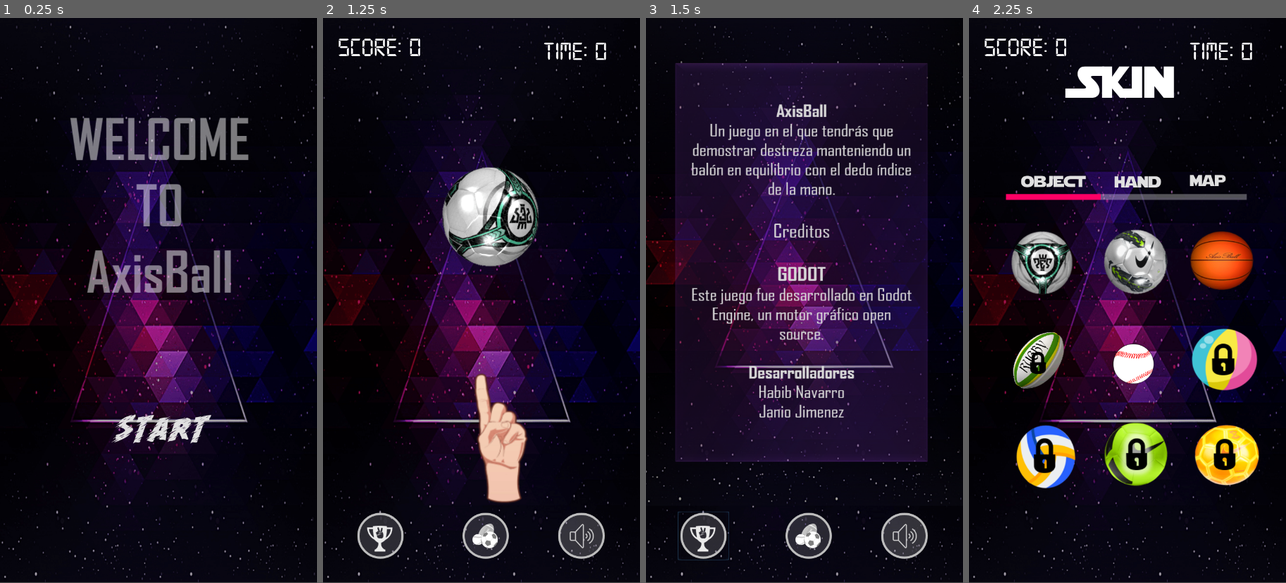
Above: before the commit, frames 1-4 (left to right).
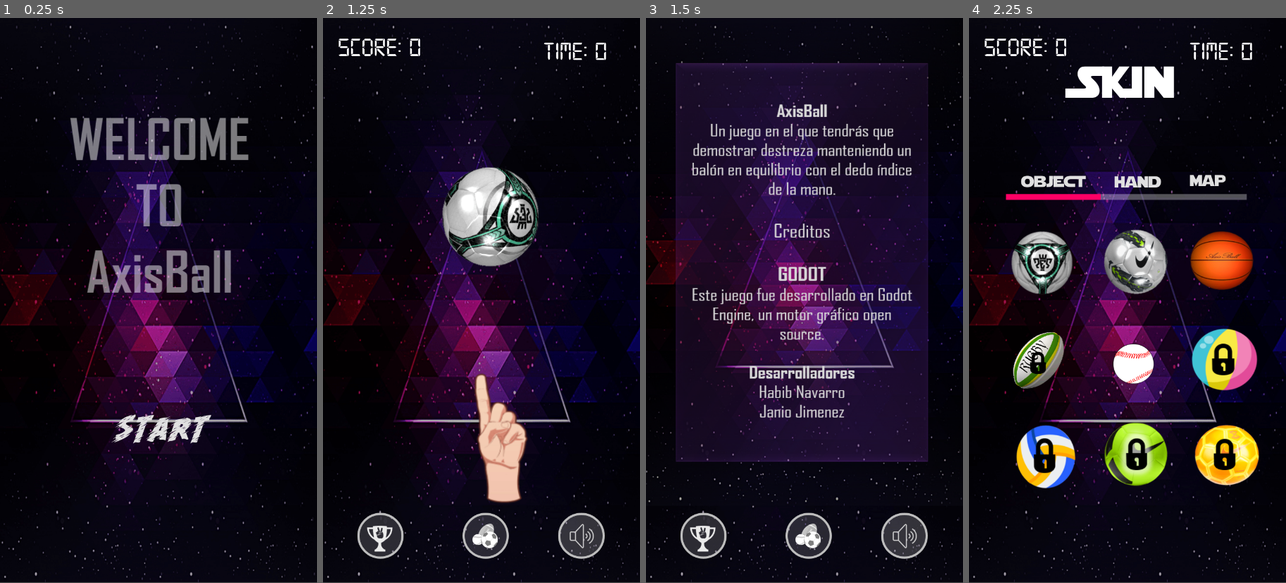
Above: after the commit, the same moments.

Repository: habnacos/AxisBall
Game: Godot game, scene res://Scenes/Main.tscn
Same seed, same stepped clock (60 frames per second), same inputs: the game is played once before the commit and once after it.
Inputs (mouse positions are in pixels of both pictures, inside the frame that each line leads up to):
- Up to frame 1 (0.25 s): no input
- Up to frame 2 (1.25 s): click "START" at 0.5 s
- Up to frame 3 (1.5 s): click (703, 537) at 1.25 s
- Up to frame 4 (2.25 s): click (1130, 537) at 2 s

Frames 1-2 are identical in both runs. In frame 3, 4.8% of the frame differs, in the area x 0-100%, y 1-96%; in frame 4, nothing differs.

Commit message:
Desastre final

Diff:
--- a/Means/Scripts/Ball.gd
+++ b/Means/Scripts/Ball.gd
@@ -1,8 +1,8 @@
 extends RigidBody2D
 #					Radius	Sacale	mass
 var _baseball = 	[0.65,  0.65,   30]
-var _basketball = 	[1.8,   1,   75]
-var _soccer = 		[1.8,   0.65,   80]
+var _basketball = 	[1.8,   1,   30]
+var _soccer = 		[1.8,   0.65,   30]
 
 func _ready():
 	pass
--- a/Means/Scripts/Game.gd
+++ b/Means/Scripts/Game.gd
@@ -6,6 +6,7 @@
 var _isGame = true
 
 func _ready():
+	set_process_input(true)
 	# var _file = File.new()
 	# _file.open("res://Means/records.gd", File.READ)
 	# _skins = JSON.parse(_file.get_as_text())
@@ -15,6 +16,11 @@
 	$SkinMap.map()
 	$AudioStreamPlayer.play()
 	game_new()
+
+#func _input(event):
+#	if event is inputeventscreentouch:
+#		if event.position.y <= 1200:
+#			$credits.hide()
 
 func game_new():
 	$Skins.show()
@@ -87,7 +93,6 @@
 	$SkinBall._object.hide()
 	$Skins.hide()
 
-
 func _on_SkinMap_map():
 	$SkinMap/Menu.show()
 	$SkinBall/Menu.hide()
@@ -106,7 +111,5 @@
 	$Skins/SoundButton.show()
 	$Skins/SoundButton2.hide()
 
-
 func _on_CreditsButton_pressed():
-	_isGame = false
 	$Credits.popup()
--- a/Scenes/Ball.tscn
+++ b/Scenes/Ball.tscn
@@ -91,7 +91,7 @@
 custom_solver_bias = 0.0
 radius = 59.8122
 
-[node name="Ball" type="RigidBody2D"]
+[node name="Ball" type="RigidBody2D" index="0"]
 
 input_pickable = false
 collision_layer = 1
@@ -99,7 +99,7 @@
 mode = 0
 mass = 30.0
 friction = 1.0
-bounce = 0.9
+bounce = 1.0
 gravity_scale = 0.0
 custom_integrator = false
 continuous_cd = 0
@@ -120,7 +120,7 @@
 
 frames = SubResource( 1 )
 animation = "Basketball"
-frame = 3
+frame = 9
 playing = true
 _sections_unfolded = [ "Transform" ]
 
--- a/Scenes/Game.tscn
+++ b/Scenes/Game.tscn
@@ -29,7 +29,7 @@
 font_data = ExtResource( 5 )
 _sections_unfolded = [ "Font", "Settings" ]
 
-[node name="Game" type="Node" index="0"]
+[node name="Game" type="Node"]
 
 script = ExtResource( 1 )
 _sections_unfolded = [ "Pause" ]
@@ -134,13 +134,12 @@
 margin_bottom = 1180.0
 rect_pivot_offset = Vector2( 0, 0 )
 rect_clip_content = false
-focus_mode = 2
-mouse_filter = 0
-mouse_default_cursor_shape = 0
-size_flags_horizontal = 1
-size_flags_vertical = 1
-toggle_mode = false
-enabled_focus_mode = 2
+mouse_filter = 0
+mouse_default_cursor_shape = 0
+size_flags_horizontal = 1
+size_flags_vertical = 1
+toggle_mode = false
+enabled_focus_mode = 0
 shortcut = null
 group = null
 icon = ExtResource( 7 )
@@ -160,13 +159,12 @@
 margin_bottom = 1180.0
 rect_pivot_offset = Vector2( 0, 0 )
 rect_clip_content = false
-focus_mode = 2
-mouse_filter = 0
-mouse_default_cursor_shape = 0
-size_flags_horizontal = 1
-size_flags_vertical = 1
-toggle_mode = false
-enabled_focus_mode = 2
+mouse_filter = 0
+mouse_default_cursor_shape = 0
+size_flags_horizontal = 1
+size_flags_vertical = 1
+toggle_mode = false
+enabled_focus_mode = 0
 shortcut = null
 group = null
 icon = ExtResource( 8 )
@@ -186,13 +184,12 @@
 margin_bottom = 1180.0
 rect_pivot_offset = Vector2( 0, 0 )
 rect_clip_content = false
-focus_mode = 2
-mouse_filter = 0
-mouse_default_cursor_shape = 0
-size_flags_horizontal = 1
-size_flags_vertical = 1
-toggle_mode = false
-enabled_focus_mode = 2
+mouse_filter = 0
+mouse_default_cursor_shape = 0
+size_flags_horizontal = 1
+size_flags_vertical = 1
+toggle_mode = false
+enabled_focus_mode = 0
 shortcut = null
 group = null
 icon = ExtResource( 9 )
@@ -212,13 +209,12 @@
 margin_bottom = 1180.0
 rect_pivot_offset = Vector2( 0, 0 )
 rect_clip_content = false
-focus_mode = 2
-mouse_filter = 0
-mouse_default_cursor_shape = 0
-size_flags_horizontal = 1
-size_flags_vertical = 1
-toggle_mode = false
-enabled_focus_mode = 2
+mouse_filter = 0
+mouse_default_cursor_shape = 0
+size_flags_horizontal = 1
+size_flags_vertical = 1
+toggle_mode = false
+enabled_focus_mode = 0
 shortcut = null
 group = null
 icon = ExtResource( 10 )
@@ -243,8 +239,8 @@
 anchor_bottom = 0.0
 margin_left = 1.0
 margin_top = -1.0
-margin_right = 721.0
-margin_bottom = 1079.0
+margin_right = 10.0
+margin_bottom = -1.0
 rect_pivot_offset = Vector2( 0, 0 )
 rect_clip_content = false
 mouse_filter = 0
--- a/Scenes/Map.tscn
+++ b/Scenes/Map.tscn
@@ -10,7 +10,7 @@
 [ext_resource path="res://Means/Sprites/Maps/m8.png" type="Texture" id=8]
 [ext_resource path="res://Means/Sprites/Maps/mU.png" type="Texture" id=9]
 
-[node name="Map" type="StaticBody2D"]
+[node name="Map" type="StaticBody2D" index="0"]
 
 input_pickable = false
 collision_layer = 1
@@ -96,4 +96,4 @@
 [node name="CollisionPolygon2D" type="CollisionPolygon2D" parent="." index="8"]
 
 build_mode = 0
-polygon = PoolVector2Array( -134.206, -2768.06, 926.69, -2755.72, 1390.13, 1287.35, 827.655, 1281.58, 840.002, -2632.25, -61.2915, -2632.25, -115.884, 1267.92, -619.288, 1265.22 )
+polygon = PoolVector2Array( -134.206, -2768.06, 926.69, -2755.72, 1390.13, 1287.35, 834.242, 969.106, 834.214, -285.455, -90.8293, -285.455, -91.2101, 937.194, -619.288, 1265.22 )
Binary file added: icon.png
Not shown, added: icon.png.import
Not shown, added: Axis J H.apk
